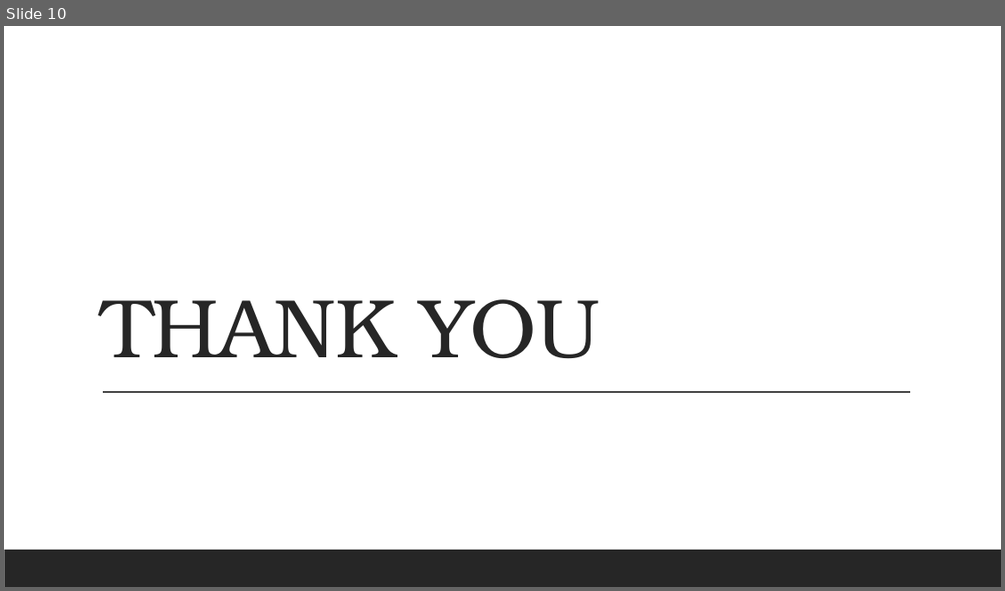
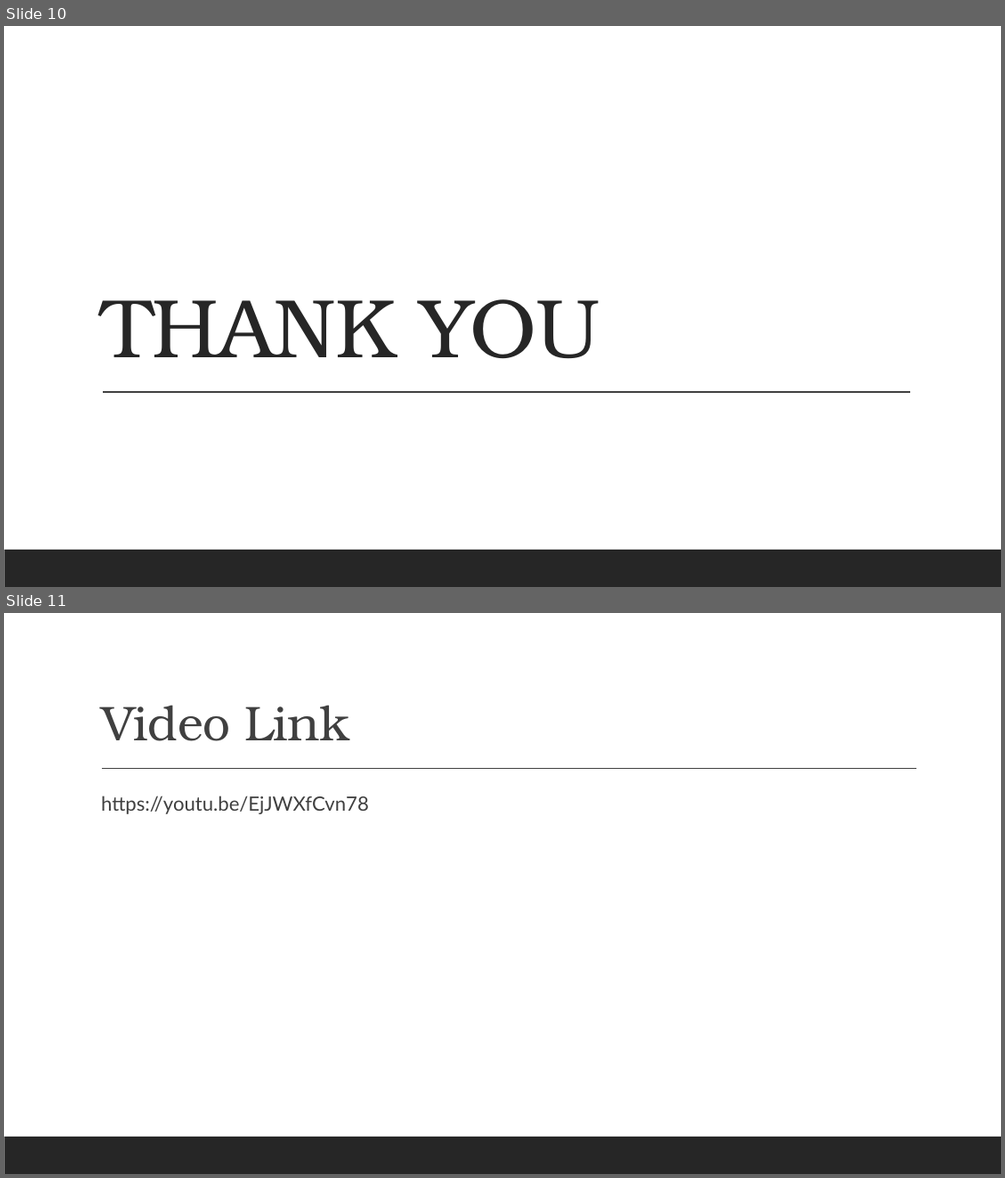
Before and after one commit to RageOfLeviathan/DS6306_CaseStudy01, a slide deck: DS6306_CaseStudy01.pptx. Shown one above the other, each under a label of ours: slide 10 before the commit, slides 10 and 11 after it. The pictures are 1005x591 and 1005x1178 pixels, drawn with LibreOffice and Linux fonts; fonts in the diff are those of the drawing. Boxes give left, top, right and bottom in pixels: in the first picture for what was removed or moved away, otherwise in the second. Text is boxed around its words. In the diff, an @@ line names an element or a change of style, - is before the commit and + after.

Commit message:
Add video link
- Add video link for presentation

```diff
--- a/DS6306_CaseStudy01.pptx
+++ b/DS6306_CaseStudy01.pptx
@@ slide 11 added at <box>4,613,1001,1174</box>, background #FFFFFF; not listed: 1 template element that a slide beside it also shows @@
@@ title added at <box>101,705,349,741</box>, 47 pt, text #404040 @@
+Video Link
@@ line added from (102, 769) to (917, 769), #404040 1 pt @@
@@ text added at <box>101,795,369,814</box>, 19 pt, text #404040 @@
+  https://youtu.be/EjJWXfCvn78
```
Also in this commit, not shown: 2 other files.
